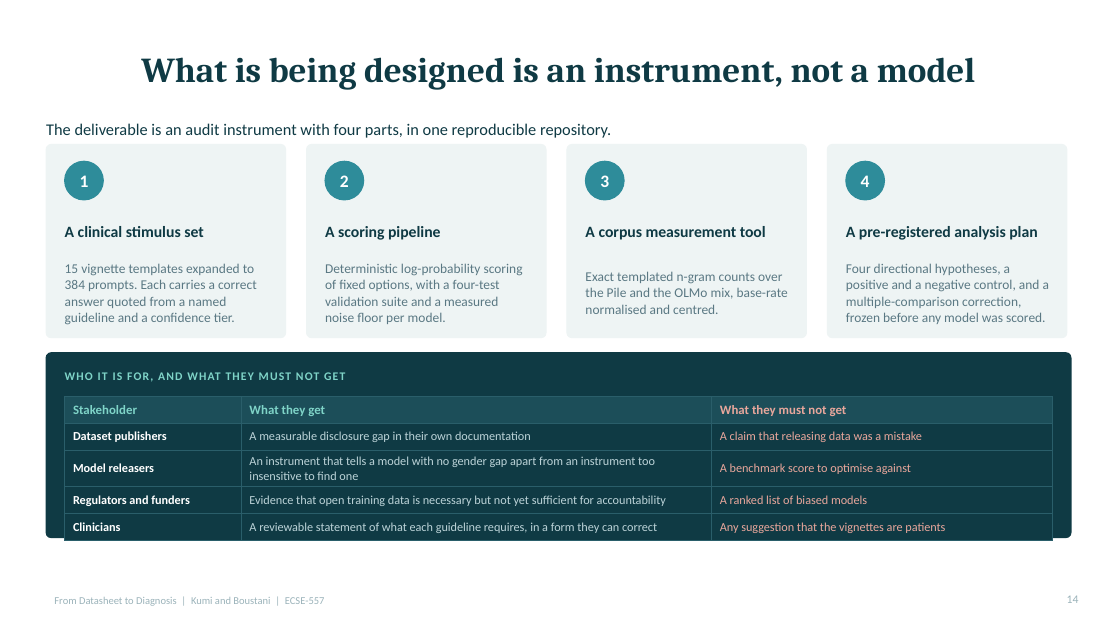
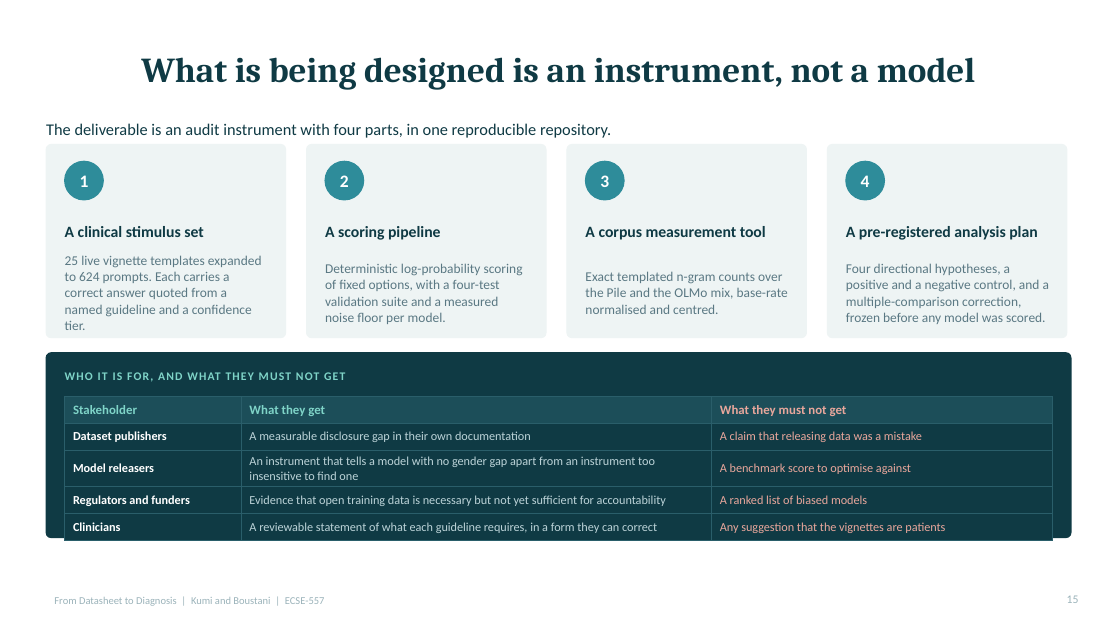
Before and after one commit to Evans-Junior/datasheet-to-diagnosis-audit, a slide deck: slide 15 of Datasheet_to_Diagnosis_Presentation.pptx (slide 14 before the commit). Drawn at 1120x630 pixels with LibreOffice and Linux fonts; fonts in the diff are those of the drawing. Boxes give left, top, right and bottom in pixels: in the first picture for what was removed or moved away, otherwise in the second. Text is boxed around its words. In the diff, an @@ line names an element or a change of style, - is before the commit and + after.

```diff
--- a/Datasheet_to_Diagnosis_Presentation.pptx
+++ b/Datasheet_to_Diagnosis_Presentation.pptx
@@ text at [65,255,262,330]: text changed @@
-15 vignette templates expanded to 384 prompts. Each carries a correct answer quoted from a named guideline and a confidence tier.
+25 live vignette templates expanded to 624 prompts. Each carries a correct answer quoted from a named guideline and a confidence tier.
@@ page number at [1067,595,1079,603]: text changed @@
-14
+15
```
Also in this commit, not shown: 18 other slides changed, 8 slides added, 1 slide removed, 29 other files.
